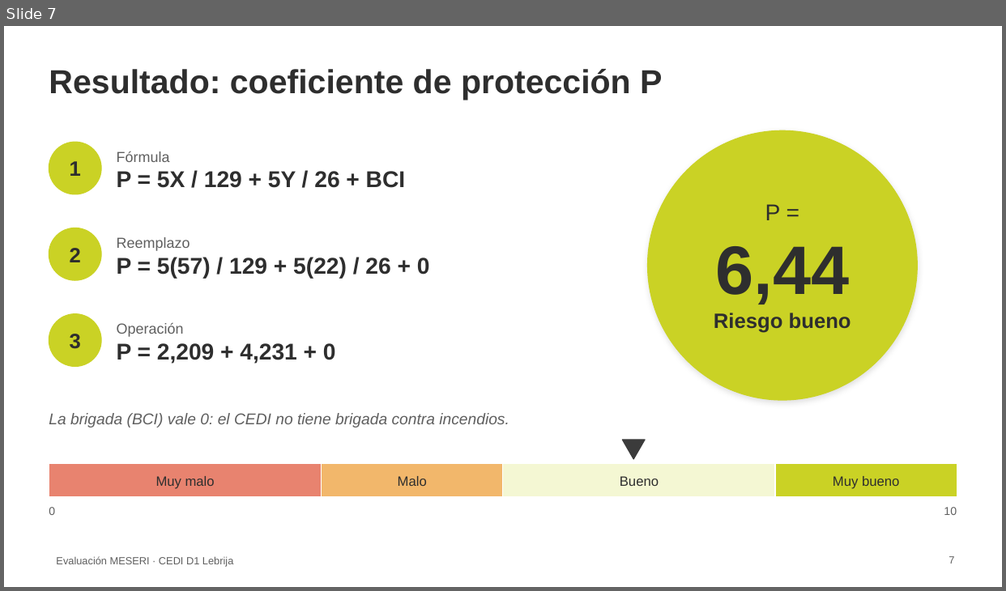
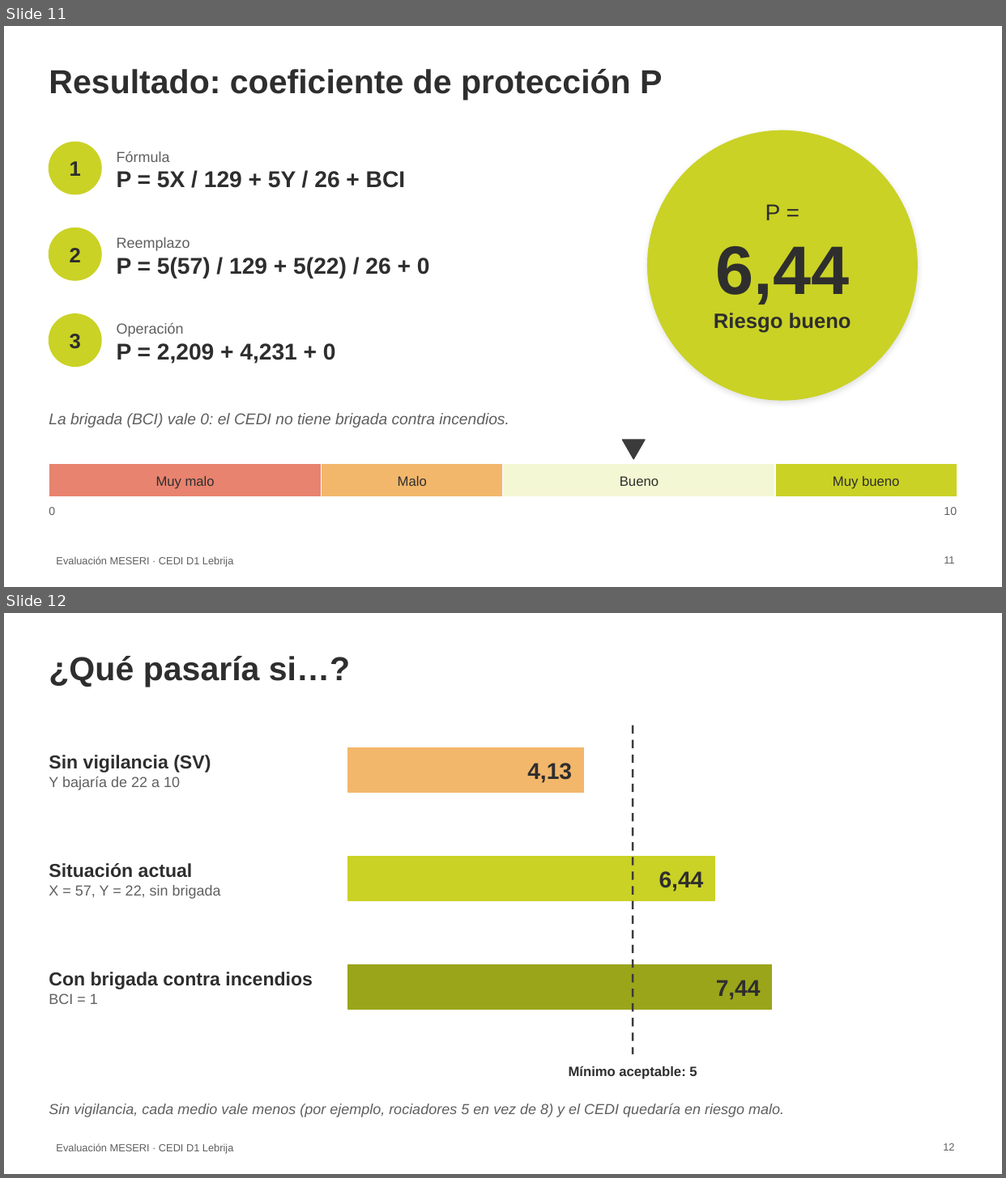
Before and after one commit to bgrados31/cedi-d1-lebrija, a slide deck: Angely_Osorio_SO_C2_E133_Exposicion.pptx. Shown one above the other, each under a label of ours: slide 7 before the commit, slides 11 and 12 after it. The pictures are 1006x591 and 1006x1178 pixels, drawn with LibreOffice and Linux fonts; fonts in the diff are those of the drawing; background and template pictures are left out. Boxes give left, top, right and bottom in pixels: in the first picture for what was removed or moved away, otherwise in the second. Text is boxed around its words. In the diff, an @@ line names an element or a change of style, - is before the commit and + after.

```diff
--- a/Angely_Osorio_SO_C2_E133_Exposicion.pptx
+++ b/Angely_Osorio_SO_C2_E133_Exposicion.pptx
@@ slide 12 added at (4, 613, 1002, 1174), background #FFFFFF; not listed: 1 template element that a slide beside it also shows @@
@@ title added at (49, 656, 350, 687), 32 pt, text #2E2E2E, bold @@
+¿Qué pasaría si…?
@@ line added from (633, 726) to (633, 1054), #3B3B3B 2 pt dashed @@
@@ text added at (49, 755, 211, 790), 18 pt, text #2E2E2E, bold @@
+Sin vigilancia (SV)
+Y bajaría de 22 a 10
@@ rectangle added at (348, 747, 583, 793), fill #F2B76B, outline #F2B76B 1 pt @@
@@ text added at (527, 763, 572, 783), 22 pt, text #2E2E2E, bold @@
+4,13
@@ text added at (49, 863, 221, 899), 14 pt, text #5F5F5F @@
+Situación actual
+X = 57, Y = 22, sin brigada
@@ rectangle added at (348, 856, 714, 901), fill #CAD225, outline #CAD225 1 pt @@
@@ text added at (659, 871, 704, 892), 22 pt, text #2E2E2E, bold @@
+6,44
@@ text added at (49, 972, 313, 1004), 18 pt, text #2E2E2E, bold @@
+Con brigada contra incendios
+BCI = 1
@@ rectangle added at (348, 965, 771, 1010), fill #9AA51A, outline #9AA51A 1 pt @@
@@ text added at (716, 980, 761, 1000), 22 pt, text #2E2E2E, bold @@
+7,44
@@ text added at (569, 1066, 697, 1080), 13 pt, text #2E2E2E, bold @@
+Mínimo aceptable: 5
@@ text added at (49, 1104, 784, 1118), 14 pt, text #5F5F5F, italic @@
+Sin vigilancia, cada medio vale menos (por ejemplo, rociadores 5 en vez de 8) y el CEDI quedaría en riesgo malo.
@@ page number added at (943, 1144, 954, 1151), 10 pt, text #5F5F5F @@
+12
@@ what was slide 7 is now slide 11 @@
@@ page number at (944, 557, 954, 564): text changed @@
-7
+11
```
Also in this commit, not shown: 2 slides changed, 8 other slides added, 2 slides removed, 1 other file.
